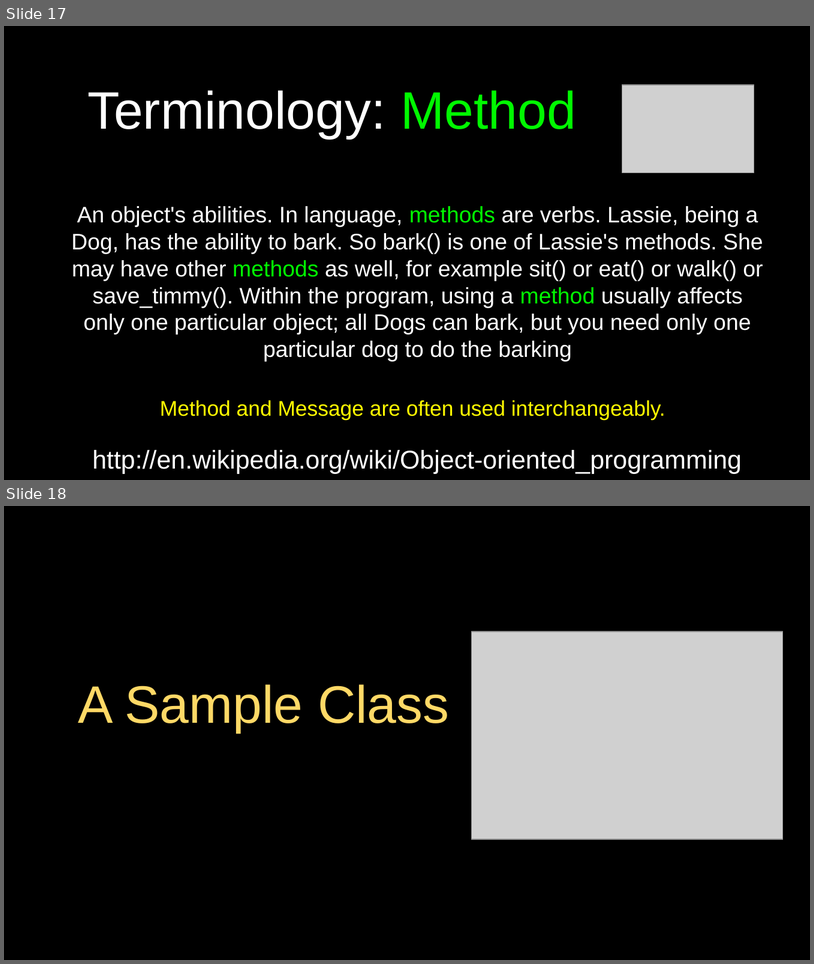
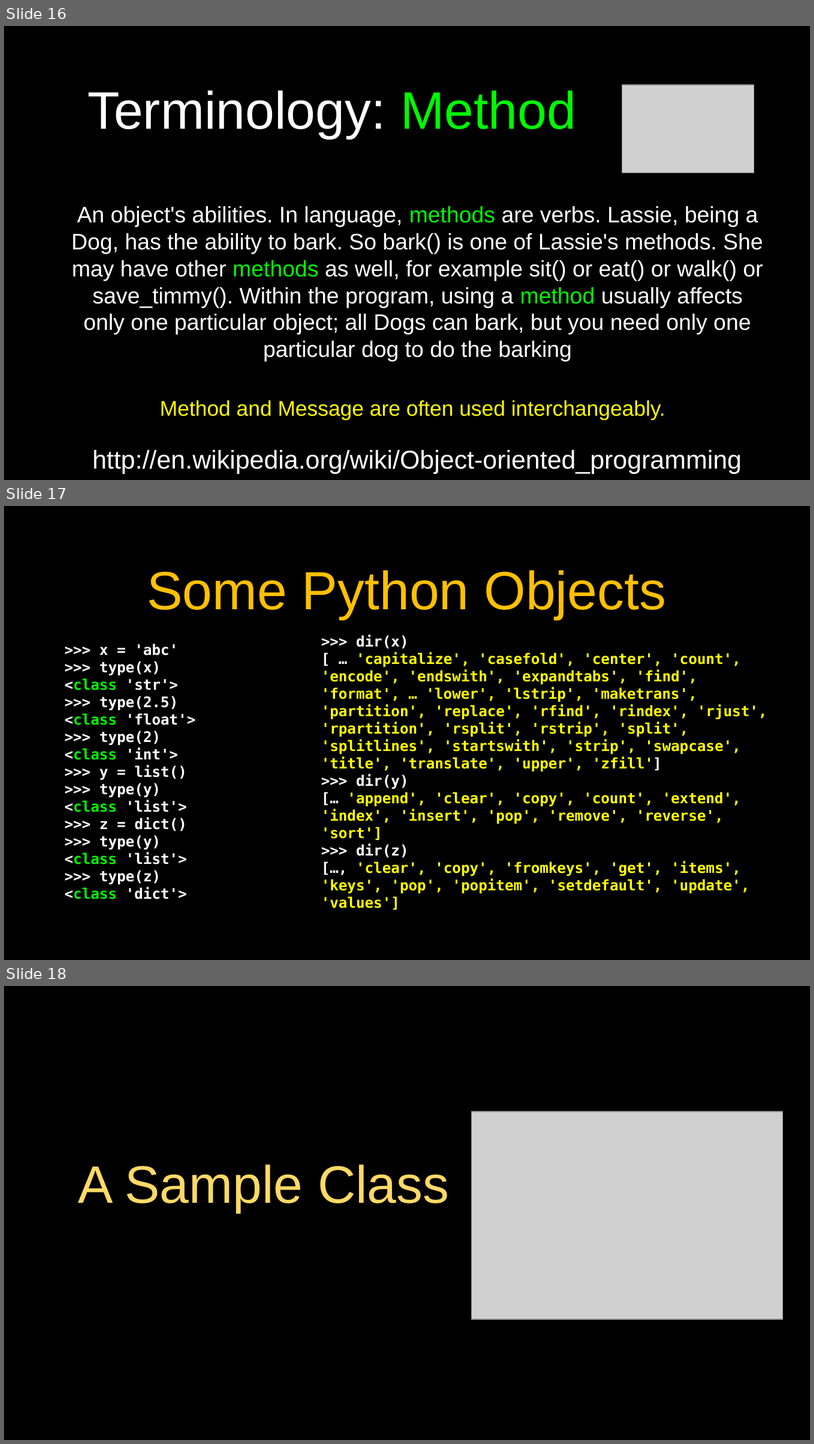
Before and after one commit to csev/py4e, a slide deck: lectures3/Pythonlearn-14-Objects.pptx. Shown one above the other, each under a label of ours: slides 17 and 18 before the commit, slides 16, 17 and 18 after it. The pictures are 814x964 and 814x1444 pixels, drawn with LibreOffice and Linux fonts; fonts in the diff are those of the drawing; grey boxes stand for pictures. Boxes give left, top, right and bottom in pixels: in the first picture for what was removed or moved away, otherwise in the second. Text is boxed around its words. In the diff, an @@ line names an element or a change of style, - is before the commit and + after.

```diff
--- a/lectures3/Pythonlearn-14-Objects.pptx
+++ b/lectures3/Pythonlearn-14-Objects.pptx
@@ slide 17 added at bbox=[4, 506, 810, 960], background #000000; not listed: 1 template element that a slide beside it also shows @@
@@ title added at bbox=[147, 570, 666, 619], 48 pt, text #FFC000 @@
+Some Python Objects
@@ text added at bbox=[65, 643, 196, 899], 12.9 pt, text #FFFFFF, bold @@
+>>> x = 'abc'
+>>> type(x)
+<class 'str'>
+>>> type(2.5)
+<class 'float'>
+>>> type(2)
+<class 'int'>
+>>> y = list()
+>>> type(y)
+<class 'list'>
+>>> z = dict()
+>>> type(y)
+<class 'list'>
+>>> type(z)
+<class 'dict'>
@@ text added at bbox=[321, 634, 768, 910], 12.9 pt, text #FFFF00, bold @@
+>>> dir(x)
+[ … 'capitalize', 'casefold', 'center', 'count', 'encode', 'endswith', 'expandtabs', 'find', 'format', … 'lower', 'lstrip', 'maketrans', 'partition', 'replace', 'rfind', 'rindex', 'rjust', 'rpartition', 'rsplit', 'rstrip', 'split', 'splitlines', 'startswith', 'strip', 'swapcase', 'title', 'translate', 'upper', 'zfill']
+>>> dir(y)
+[… 'append', 'clear', 'copy', 'count', 'extend', 'index', 'insert', 'pop', 'remove', 'reverse', 'sort']
+>>> dir(z)
+[…, 'clear', 'copy', 'fromkeys', 'get', 'items', 'keys', 'pop', 'popitem', 'setdefault', 'update', 'values']
@@ what was slide 17 is now slide 16 @@
```
Also in this commit, not shown: 4 slides changed, 1 slide removed.
